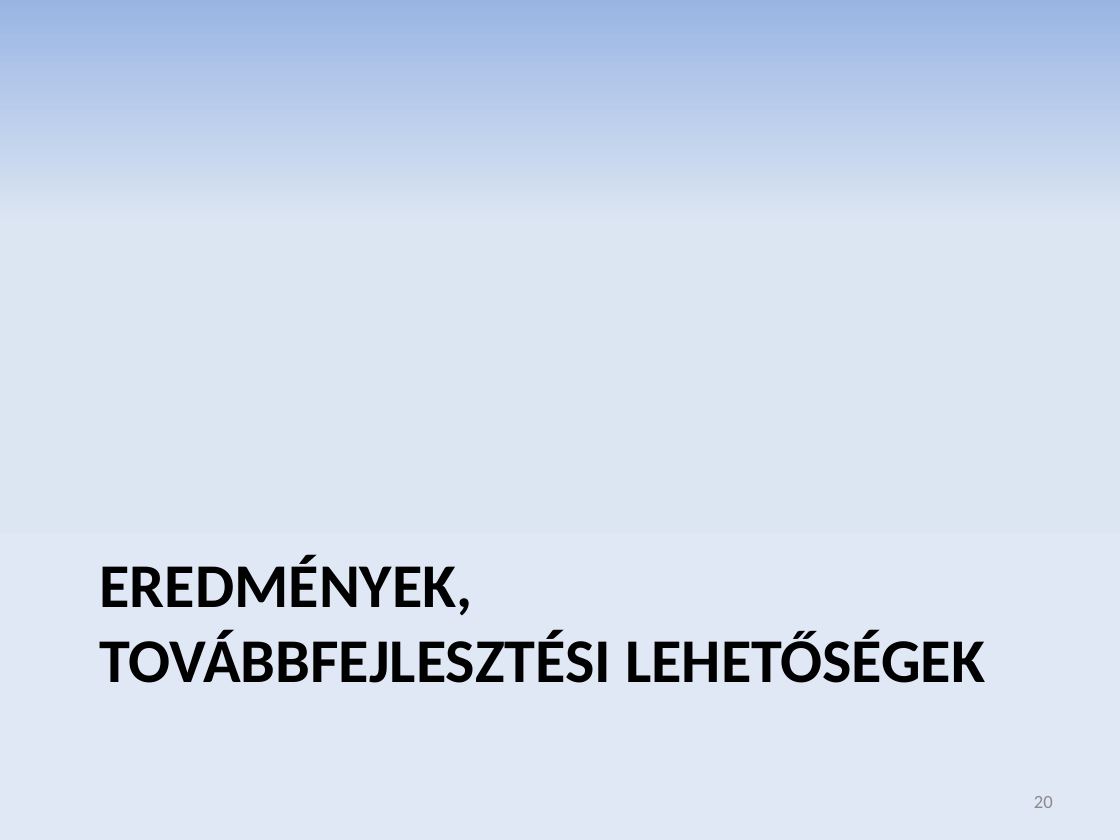
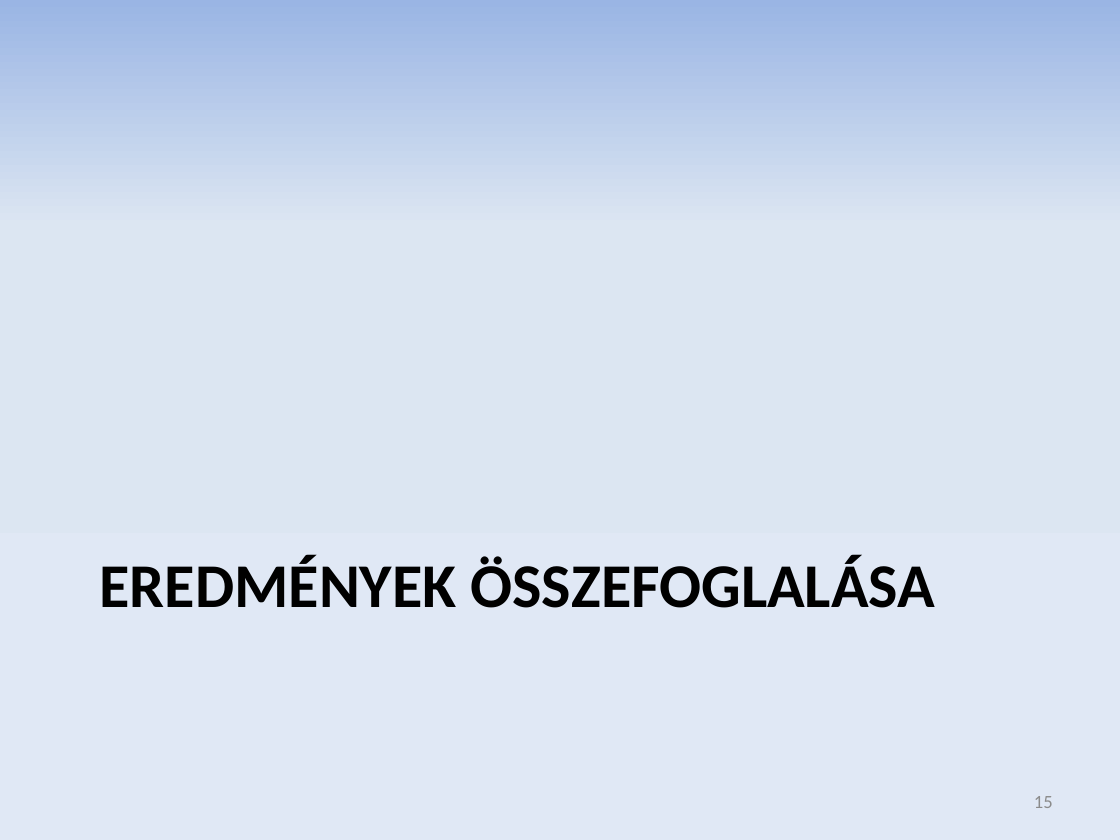
Before and after one commit to donat/incquery-deps, a slide deck: slide 15 of incquery-deps-documentation/presentation/tdk_pres_hu_v3.pptx (slide 20 before the commit). Drawn at 1120x840 pixels with LibreOffice and Linux fonts; fonts in the diff are those of the drawing. Boxes give left, top, right and bottom in pixels: in the first picture for what was removed or moved away, otherwise in the second. Text is boxed around its words. In the diff, an @@ line names an element or a change of style, - is before the commit and + after.

```diff
--- a/incquery-deps-documentation/presentation/tdk_pres_hu_v3.pptx
+++ b/incquery-deps-documentation/presentation/tdk_pres_hu_v3.pptx
@@ title at bbox=[100, 555, 936, 608]: text changed @@
-EREDMÉNYEK,
-TOVÁBBFEJLESZTÉSI LEHETŐSÉGEK
+EREDMÉNYEK ÖSSZEFOGLALÁSA
@@ page number at bbox=[1034, 796, 1053, 808]: text changed @@
-20
+15
```
Also in this commit, not shown: 12 other slides changed, 2 slides added, 7 slides removed.
